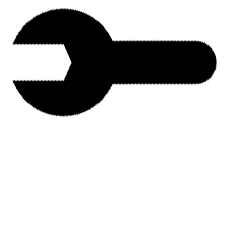
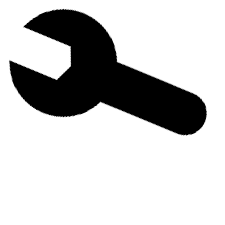
Layers edited between the first and the second 225 × 225 image:
renamed "0" to "4", hid it over [11, 7, 217, 118]
added layer "3" above "2" over [8, 8, 208, 136]
